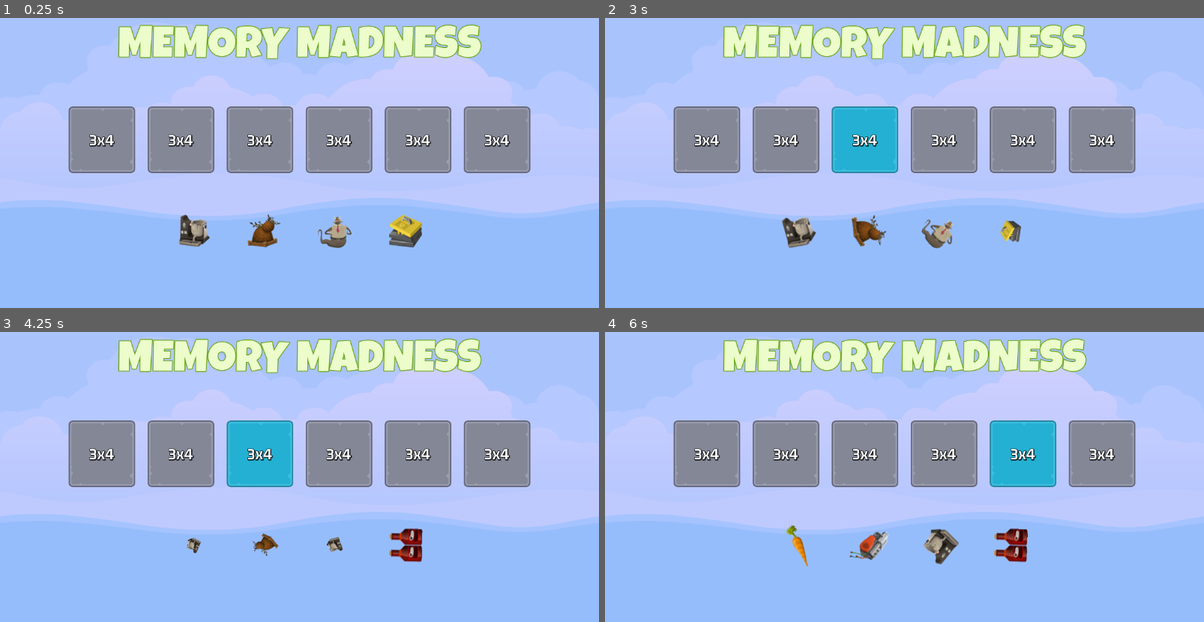
Above: before the commit, frames 1-4 (two rows, left to right).
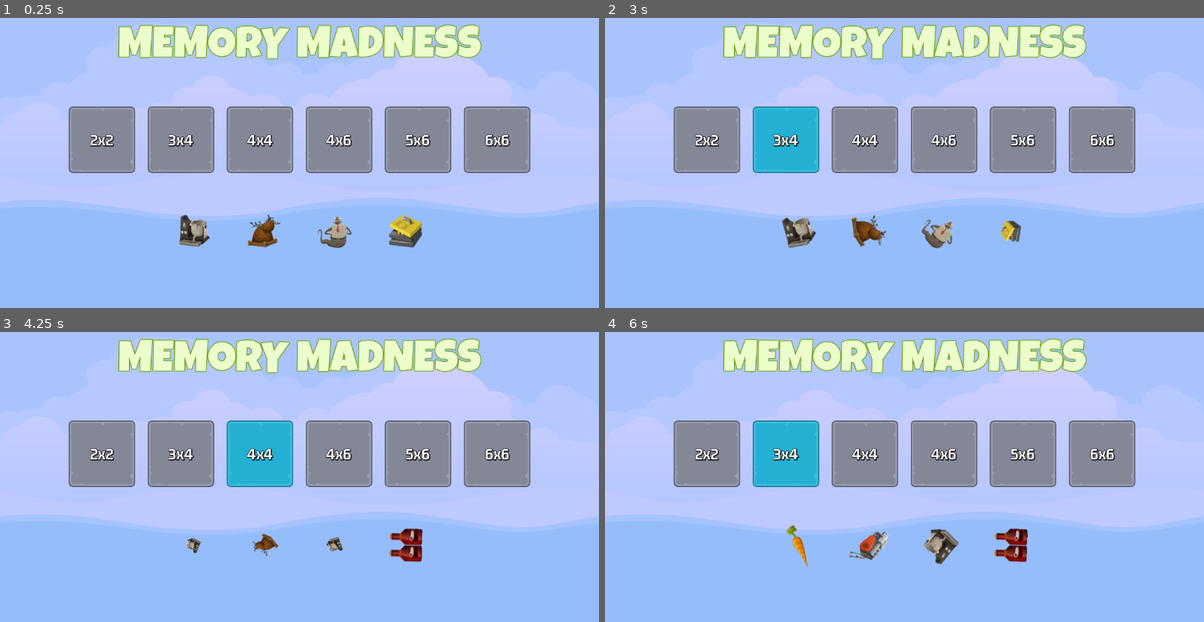
Above: after the commit, the same moments.

Repository: bluewind109/Memory-Madness
Game: Godot game, scene res://master_scene/master_scene.tscn
The game is run twice, just before and just after one commit, with the same random seed, the same clock (stepped at 60 frames per second) and the same inputs.
Inputs (mouse positions are in pixels of both pictures, inside the frame that each line leads up to):
- Up to frame 1 (0.25 s): no input
- Up to frame 2 (3 s): click "3x4" at 0.5 s; click "3x4" (after the commit: "2x2") at 1.25 s; click "3x4" at 2 s; click "3x4" at 2.75 s
- Up to frame 3 (4.25 s): click (257, 453) at 3.5 s, where only the run after the commit has a clickable "4x4"
- Up to frame 4 (6 s): click "3x4" at 4.25 s; click (946, 453) at 5 s, where only the run after the commit has a clickable "4x6"; click "3x4" at 5.75 s

The runs differ from the first frame. In frame 1, 0.5% of the frame differs, in the area x 14-86%, y 40-45%; in frame 2, 5.4%; in frame 3, 0.6%; in frame 4, 5.4%, in the area x 14-86%, y 30-54%.

Commit message:
Add GameManager and SoundManager

Diff:
--- a/level_button/level_button.gd
+++ b/level_button/level_button.gd
@@ -9,9 +9,10 @@
 func _ready():
 	label.text = "3x4"
 
-# Called every frame. 'delta' is the elapsed time since the previous frame.
-func _process(delta):
-	pass
+func set_level_number(level_num: int) -> void:
+	_level_number = level_num
+	var level_data = GameManager.LEVELS[_level_number]
+	label.text = "%sx%s" % [level_data.rows, level_data.cols]
 
 func _on_pressed():
-	pass # Replace with function body.
+	SoundManager.play_button_click(click_sound)
--- /dev/null
+++ b/main_screen/main_screen.gd
@@ -0,0 +1,17 @@
+extends Control
+
+@export var level_button_scene: PackedScene
+@onready var hb_levels = $MC/VB/HBLevels
+
+# Called when the node enters the scene tree for the first time.
+func _ready():
+	setup_grid()
+
+func create_level_button(ln: int) -> void:
+	var new_lb = level_button_scene.instantiate()
+	hb_levels.add_child(new_lb)
+	new_lb.set_level_number(ln)
+
+func setup_grid() -> void:
+	for level in GameManager.LEVELS:
+		create_level_button(level)
--- a/main_screen/main_screen.tscn
+++ b/main_screen/main_screen.tscn
@@ -1,6 +1,7 @@
-[gd_scene load_steps=5 format=3 uid="uid://1ito4jpdhijs"]
+[gd_scene load_steps=6 format=3 uid="uid://1ito4jpdhijs"]
 
 [ext_resource type="FontFile" uid="uid://dstw0218qk7gu" path="res://assets/fonts/LuckiestGuy-Regular.ttf" id="1_itmjd"]
+[ext_resource type="Script" path="res://main_screen/main_screen.gd" id="1_tsk21"]
 [ext_resource type="PackedScene" uid="uid://d3nlyf5i364yf" path="res://front_sprite/front_sprite.tscn" id="2_k4q2o"]
 [ext_resource type="PackedScene" uid="uid://bl50wryce0n3u" path="res://level_button/level_button.tscn" id="2_ykr1e"]
 
@@ -18,6 +19,8 @@
 anchor_bottom = 1.0
 grow_horizontal = 2
 grow_vertical = 2
+script = ExtResource("1_tsk21")
+level_button_scene = ExtResource("2_ykr1e")
 
 [node name="ColorRect" type="ColorRect" parent="."]
 layout_mode = 1
@@ -58,24 +61,6 @@
 size_flags_vertical = 6
 theme_override_constants/separation = 24
 
-[node name="LevelButton" parent="MC/VB/HBLevels" instance=ExtResource("2_ykr1e")]
-layout_mode = 2
-
-[node name="LevelButton2" parent="MC/VB/HBLevels" instance=ExtResource("2_ykr1e")]
-layout_mode = 2
-
-[node name="LevelButton3" parent="MC/VB/HBLevels" instance=ExtResource("2_ykr1e")]
-layout_mode = 2
-
-[node name="LevelButton4" parent="MC/VB/HBLevels" instance=ExtResource("2_ykr1e")]
-layout_mode = 2
-
-[node name="LevelButton5" parent="MC/VB/HBLevels" instance=ExtResource("2_ykr1e")]
-layout_mode = 2
-
-[node name="LevelButton6" parent="MC/VB/HBLevels" instance=ExtResource("2_ykr1e")]
-layout_mode = 2
-
 [node name="HBSprites" type="HBoxContainer" parent="MC/VB"]
 layout_mode = 2
 size_flags_horizontal = 4
--- a/project.godot
+++ b/project.godot
@@ -18,6 +18,8 @@
 [autoload]
 
 ImageManager="*res://singletons/image_manager.gd"
+GameManager="*res://singletons/game_manager.gd"
+SoundManager="*res://singletons/sound_manager.gd"
 
 [rendering]
 
--- /dev/null
+++ b/singletons/game_manager.gd
@@ -0,0 +1,10 @@
+extends Node
+
+const LEVELS: Dictionary = {
+	1: { "rows": 2, "cols": 2 },
+	2: { "rows": 3, "cols": 4 },
+	3: { "rows": 4, "cols": 4 },
+	4: { "rows": 4, "cols": 6 },
+	5: { "rows": 5, "cols": 6 },
+	6: { "rows": 6, "cols": 6 }
+}
--- /dev/null
+++ b/singletons/sound_manager.gd
@@ -0,0 +1,28 @@
+extends Node
+
+const SOUND_MAIN_MENU = "main"
+const SOUND_IN_GAME = "ingame"
+const SOUND_SUCCESS = "success"
+const SOUND_GAME_OVER = "gameover"
+const SOUND_SELECT_TILE = "tile"
+const SOUND_SELECT_BUTTON = "button"
+
+const SOUNDS = {
+	SOUND_MAIN_MENU: preload("res://assets/sounds/bgm_action_3.mp3"),
+	SOUND_IN_GAME: preload("res://assets/sounds/bgm_action_4.mp3"),
+	SOUND_SUCCESS: preload("res://assets/sounds/sfx_sounds_fanfare3.wav"),
+	SOUND_GAME_OVER: preload("res://assets/sounds/sfx_sounds_powerup12.wav"),
+	SOUND_SELECT_TILE: preload("res://assets/sounds/sfx_sounds_impact1.wav"),
+	SOUND_SELECT_BUTTON: preload("res://assets/sounds/sfx_sounds_impact7.wav")
+}
+
+func play_sound(player: AudioStreamPlayer, key: String) -> void:
+	if (SOUNDS.has(key) == false):
+		return
+
+	player.stop()
+	player.stream = SOUNDS[key]
+	player.play()
+
+func play_button_click(player: AudioStreamPlayer) -> void:
+	play_sound(player, SOUND_SELECT_BUTTON)
